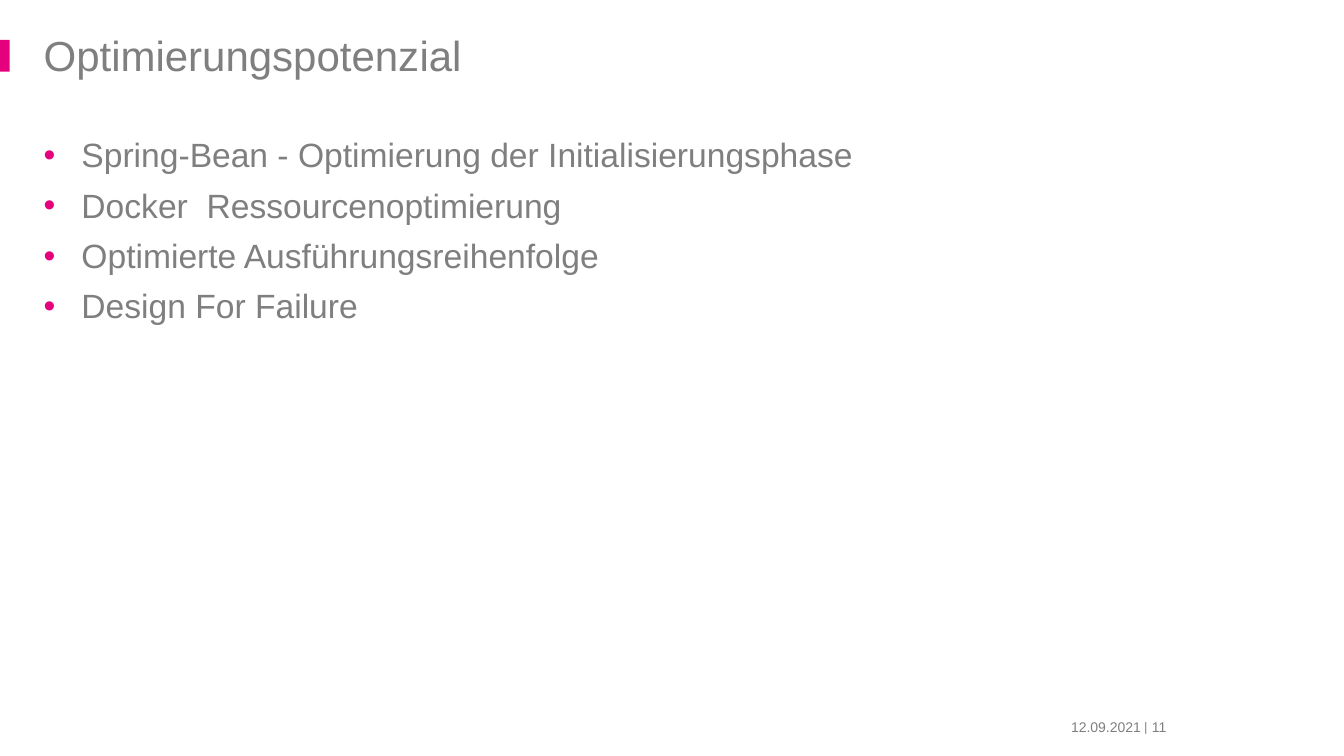
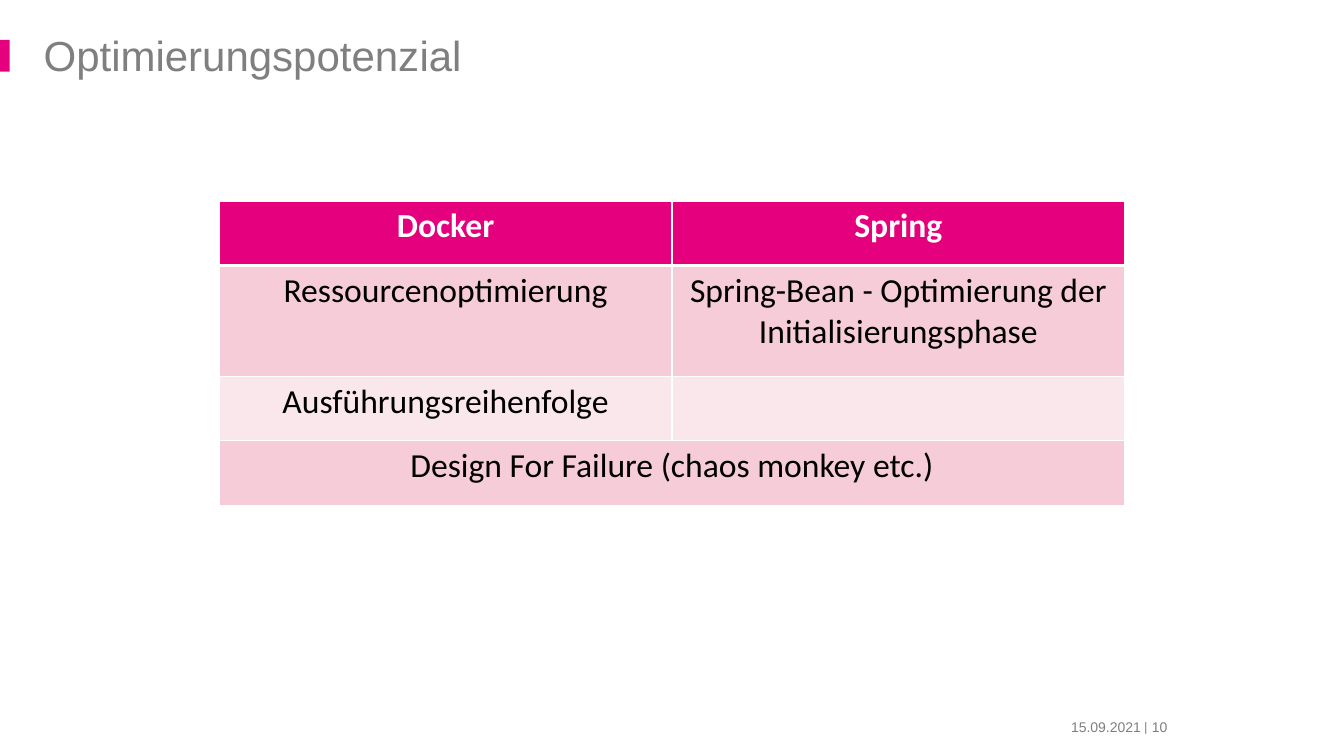
Before and after one commit to derMacon/serverless-bsc-thesis, a slide deck: slide 10 of slides/uni/hoffmann_serverless.pptx (slide 11 before the commit). Drawn at 1344x756 pixels with LibreOffice and Linux fonts; fonts in the diff are those of the drawing; background and template pictures are left out. Boxes give left, top, right and bottom in pixels: in the first picture for what was removed or moved away, otherwise in the second. Text is boxed around its words. In the diff, an @@ line names an element or a change of style, - is before the commit and + after.

```diff
--- a/slides/uni/hoffmann_serverless.pptx
+++ b/slides/uni/hoffmann_serverless.pptx
@@ text removed at box(81, 142, 852, 325) @@
-• Spring-Bean - Optimierung der Initialisierungsphase
-• Docker Ressourcenoptimierung
-• Optimierte Ausführungsreihenfolge
-• Design For Failure
@@ table added at box(219, 201, 1124, 505), 4 rows, 2 columns @@
+Docker | Spring
+Ressourcenoptimierung | Spring-Bean - Optimierung der Initialisierungsphase
+Ausführungsreihenfolge | 
+Design For Failure (chaos monkey etc.) | 
@@ text at box(1071, 722, 1141, 732): text changed @@
-12.09.2021
+15.09.2021
@@ page number at box(1152, 722, 1168, 732): text changed @@
-11
+10
```
Also in this commit, not shown: 26 other slides changed, 1 slide added, 3 other files.
